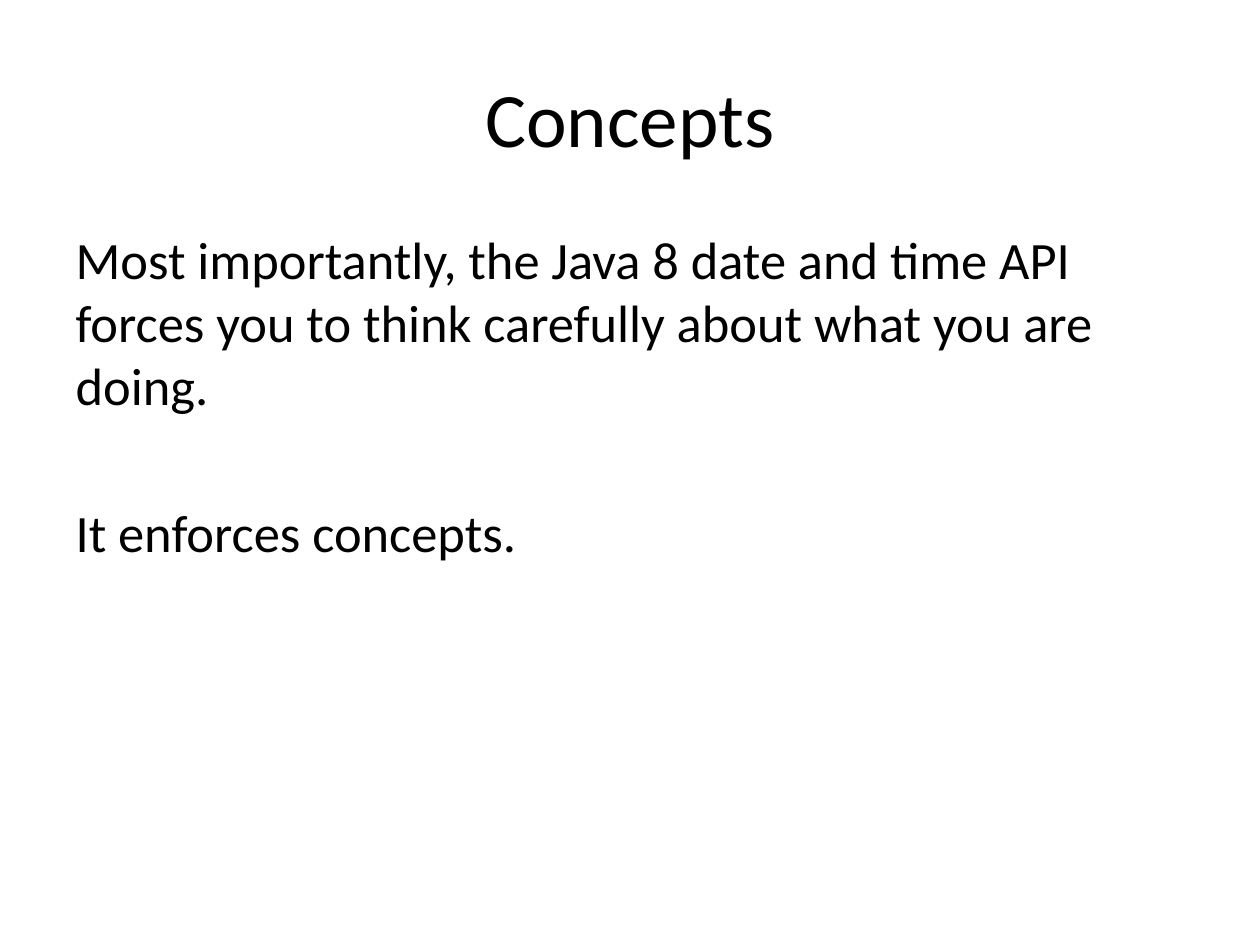
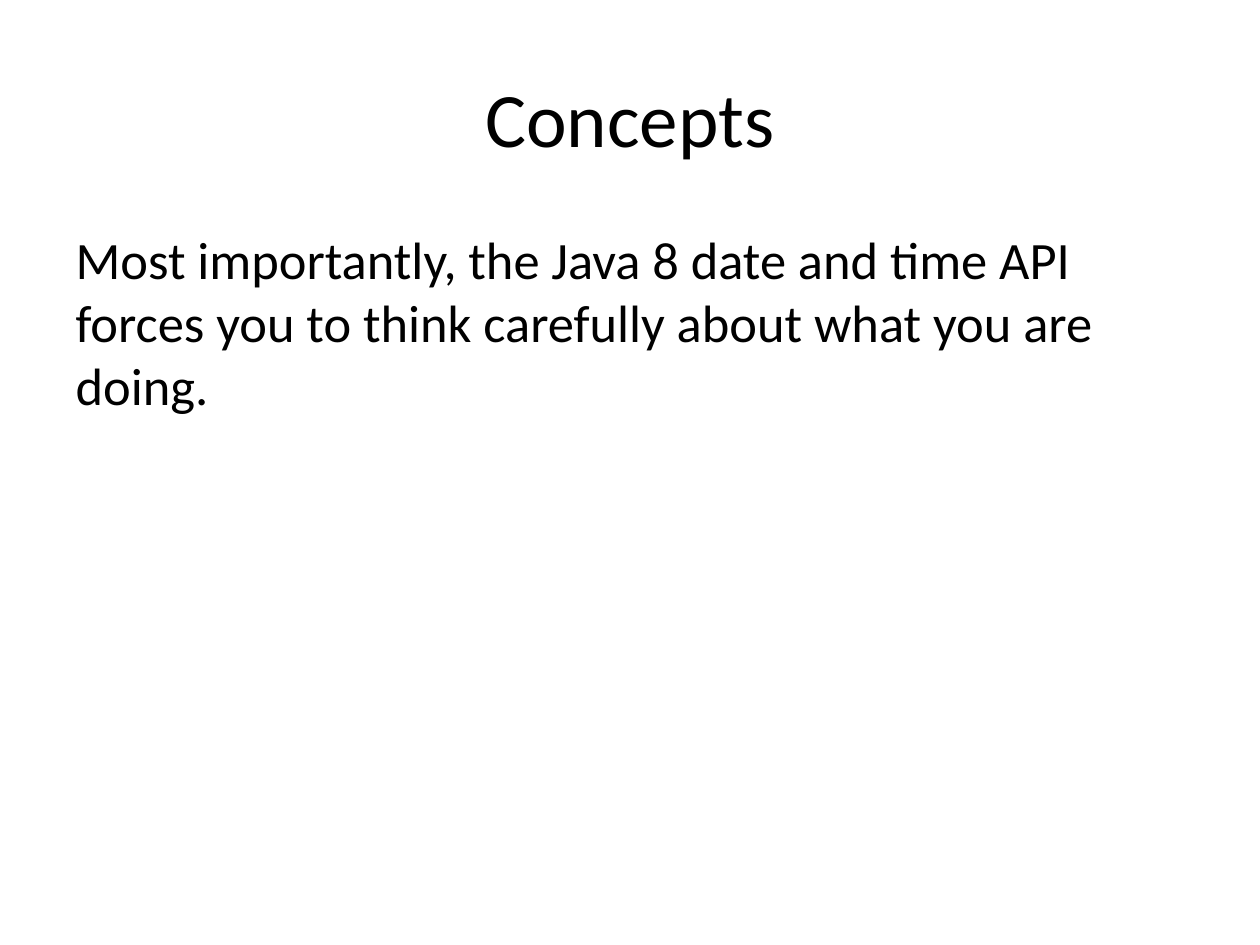
Before and after one commit to sualeh/make-a-date, a slide deck: slide 15 of Java 8 Date and Time API.pptx. Drawn at 1260x945 pixels with LibreOffice and Linux fonts; fonts in the diff are those of the drawing. Boxes give left, top, right and bottom in pixels: in the first picture for what was removed or moved away, otherwise in the second. Text is boxed around its words. In the diff, an @@ line names an element or a change of style, - is before the commit and + after.

```diff
--- a/Java 8 Date and Time API.pptx
+++ b/Java 8 Date and Time API.pptx
@@ text at box(76, 516, 516, 561): paragraph removed @@
-It enforces concepts.
```
Also in this commit, not shown: 12 other slides changed, 9 slides added, 3 slides removed, 1 other file.
